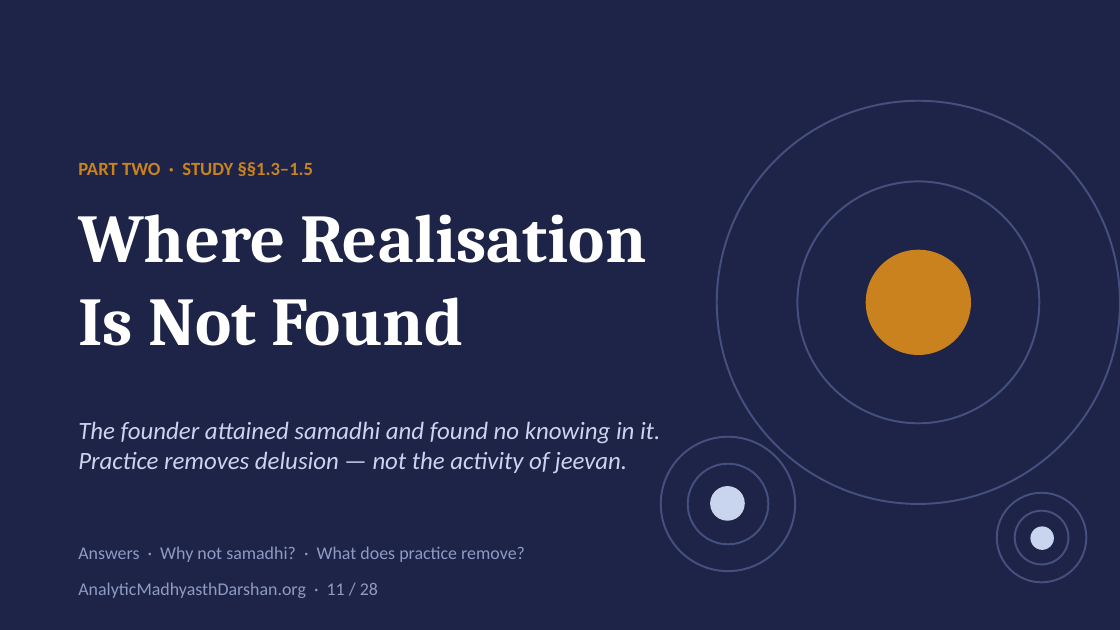
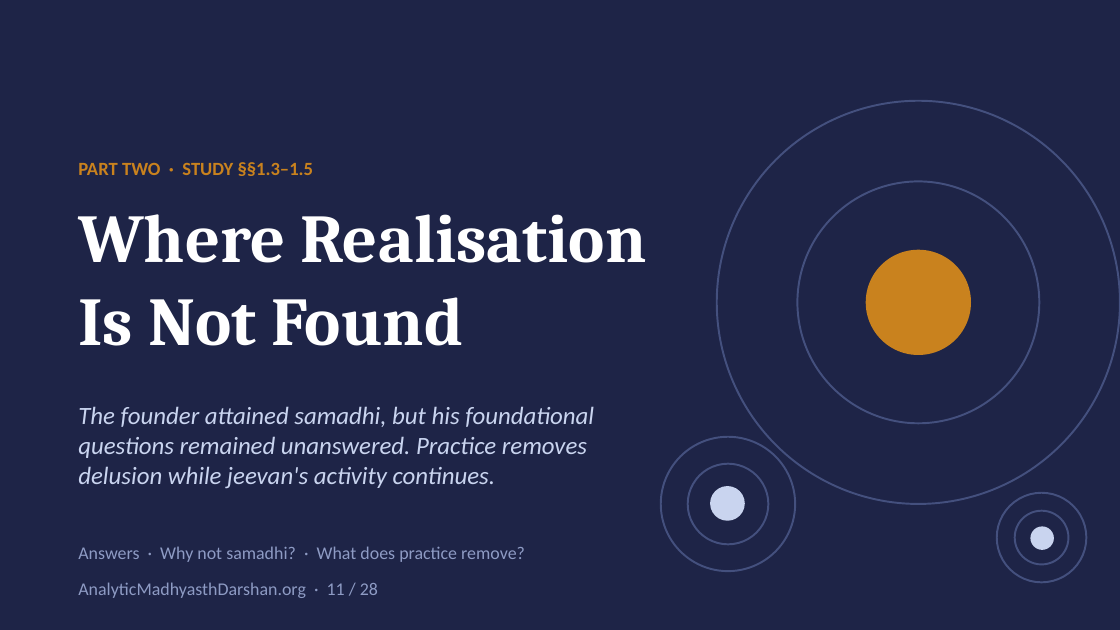
Before and after one commit to raghavamohan/AnalyticMadhyasthDarshan, a slide deck: slide 11 of Studies/Spiritual-Practice-And-Realization/Spiritual-Practice-And-Realization-Madhyasth-Darshan.pptx. Drawn at 1120x630 pixels with LibreOffice and Linux fonts; fonts in the diff are those of the drawing. Boxes give left, top, right and bottom in pixels: in the first picture for what was removed or moved away, otherwise in the second. Text is boxed around its words. In the diff, an @@ line names an element or a change of style, - is before the commit and + after.

```diff
--- a/Studies/Spiritual-Practice-And-Realization/Spiritual-Practice-And-Realization-Madhyasth-Darshan.pptx
+++ b/Studies/Spiritual-Practice-And-Realization/Spiritual-Practice-And-Realization-Madhyasth-Darshan.pptx
@@ text at (78,406,594,488): text changed @@
-The founder attained samadhi and found no knowing in it. Practice removes delusion — not the activity of jeevan.
+The founder attained samadhi, but his foundational questions remained unanswered. Practice removes delusion while jeevan's activity continues.
```
Also in this commit, not shown: 12 other slides changed, 16 other files.
